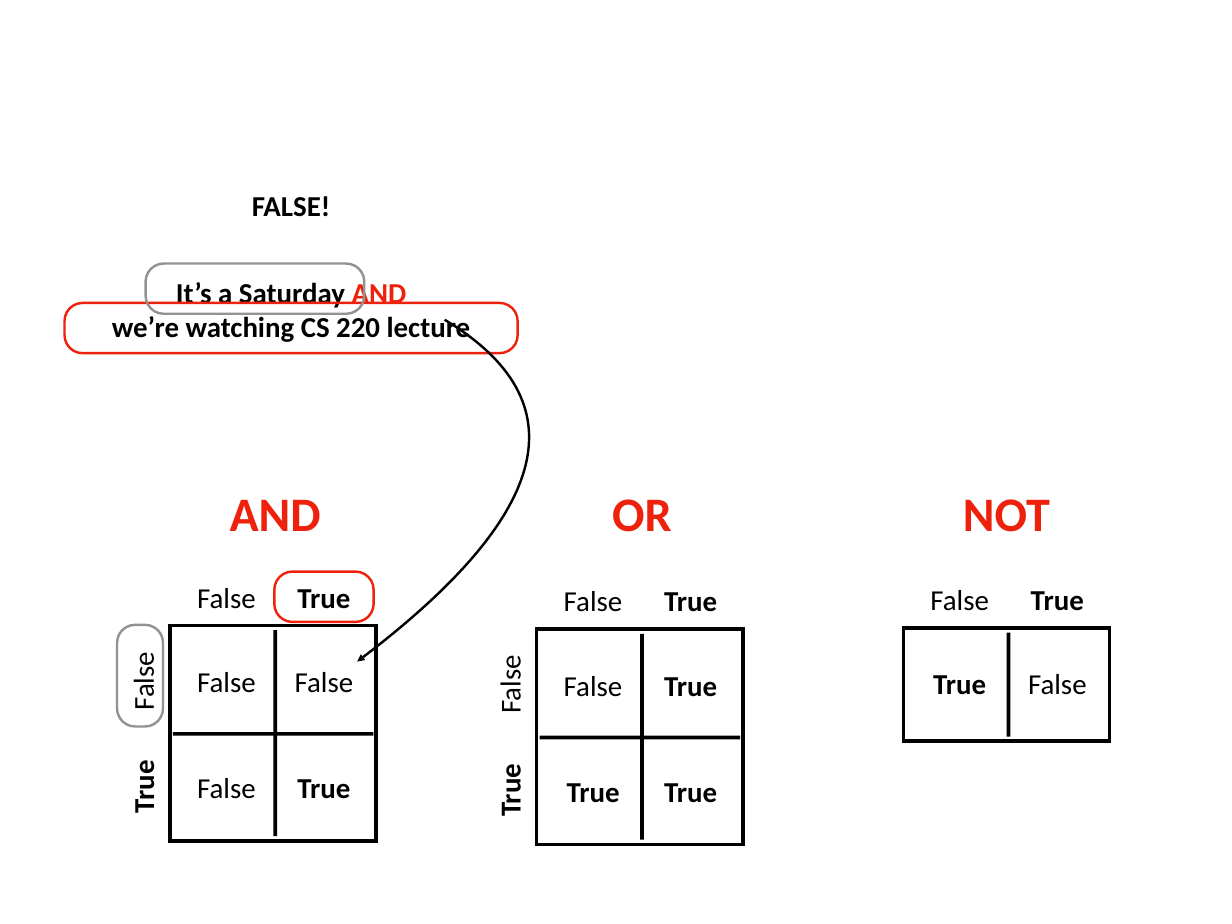
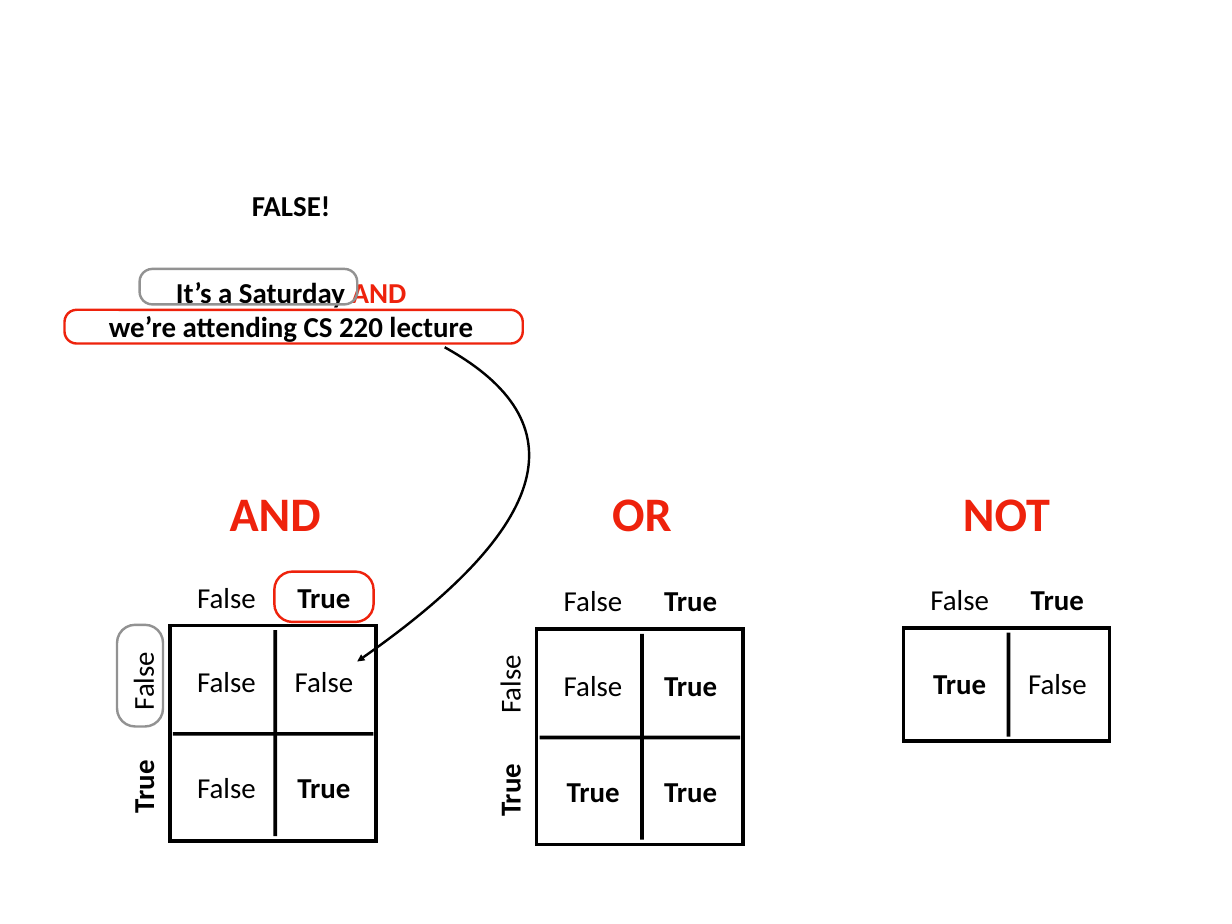
Before and after one commit to tylerharter/caraza-harter-com, a slide deck: slide 45 of tyler/meena/cs220/f21/materials/lec_04_F21.ppt. Drawn at 1232x924 pixels with LibreOffice and Linux fonts; fonts in the diff are those of the drawing. Boxes give left, top, right and bottom in pixels: in the first picture for what was removed or moved away, otherwise in the second. Text is boxed around its words. In the diff, an @@ line names an element or a change of style, - is before the commit and + after.

```diff
--- a/tyler/meena/cs220/f21/materials/lec_04_F21.ppt
+++ b/tyler/meena/cs220/f21/materials/lec_04_F21.ppt
@@ rounded rectangle: place and size @@
-rounded rectangle at box(146, 263, 364, 314)
+rounded rectangle at box(139, 269, 357, 304)
@@ rounded rectangle: place and size @@
-rounded rectangle at box(64, 303, 517, 353)
+rounded rectangle at box(64, 310, 522, 344)
@@ text at box(109, 316, 473, 344): text changed @@
-we’re watching CS 220 lecture
+we’re attending CS 220 lecture
@@ freeform shape: place and size @@
-freeform shape at box(357, 320, 528, 661)
+freeform shape at box(357, 347, 528, 662)
```
Also in this commit, not shown: 3 other slides changed, 3 other files.
